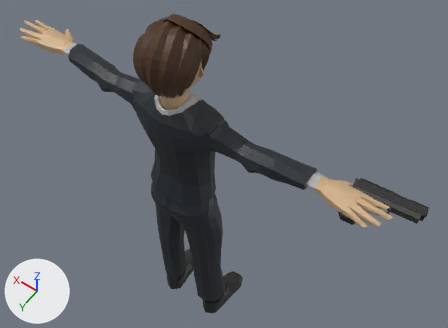
Before and after pictures for a commit that changed the glTF model public/models/suit.glb.
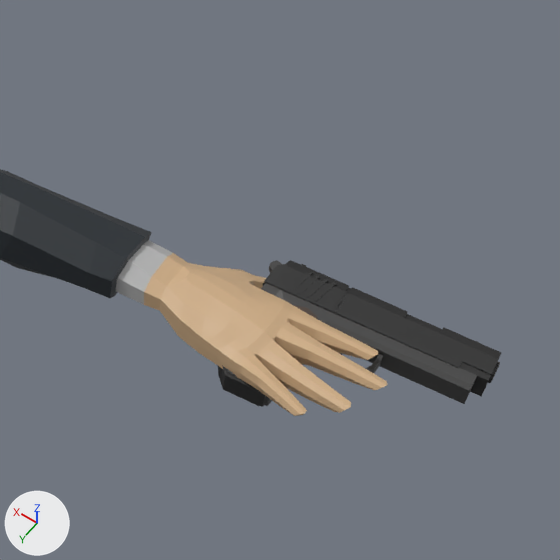
The first picture shows the older version from a 50 mm lens placed at (-1.031, 1.105, 3.122), pointed at (-0.069, -0.242, 1.005). The close-ups show the older and then the newer version on the part from 60% to 100% of the width and 29% to 84% of the height of that picture. Only the edits that show in the close-ups are written down. Arrows for +X, +Y and +Z are at lower left; the lights stay in place.

In view in the first close-up: 'Pistol', 'Suit_Body'.
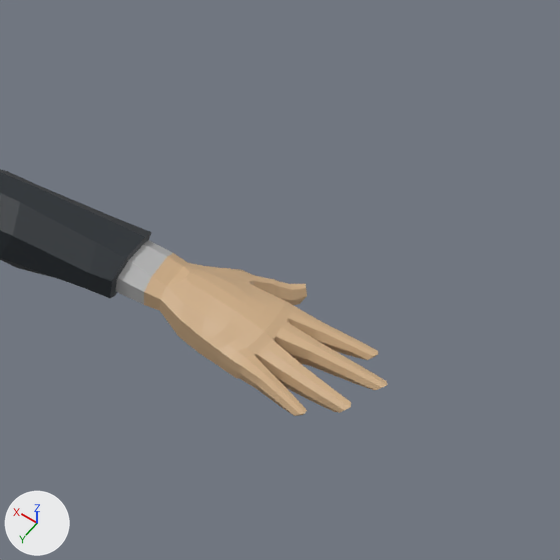
The change, as a diff of the scene's bpy script:
```diff
--- a/public/models/suit.glb.py
+++ b/public/models/suit.glb.py
@@ ob_pistol @@
-ob_pistol = bpy.data.objects.new('Pistol', me_cube_204)
-ob_pistol.location = (0.0, 0.0, 0.0)
```

Location of each change, [x1, y1, x2, y2] in pixels of the close-ups (560 x 560 px):
'Pistol', deleted
    before: [218, 260, 501, 407]
    faces in mat_black (black #242424): [218, 260, 501, 407]
    faces in mat_grey (dark grey #3f3f3f): [226, 260, 478, 406]
